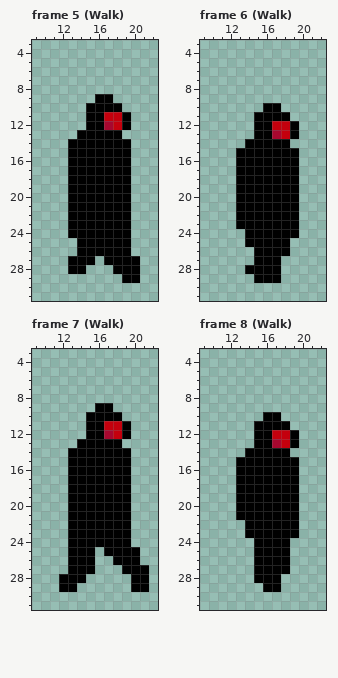
Pixel-art file -- assets/test_chara.aseprite. The picture above was drawn from the file before the commit.
32x32 pixels, 8 frames. Shown: frame 5 (Walk): x 9..22, y 3..31; frame 6 (Walk): x 9..22, y 3..31; frame 7 (Walk): x 9..22, y 3..31; frame 8 (Walk): x 9..22, y 3..31. The commit also changed other frames, which this record leaves out.
Once edited:
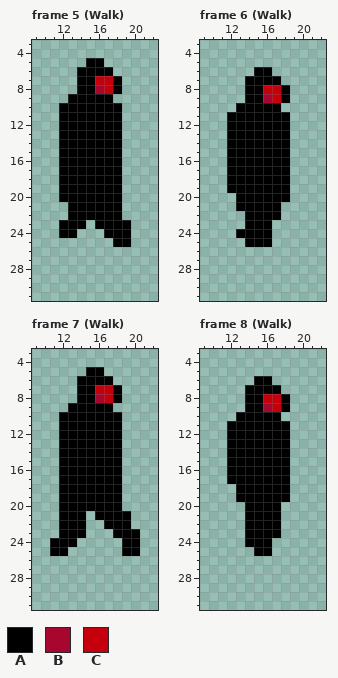
Palette (. is transparent): A #000000  B #a7072f  C #c4000d
Change:
--- frame 5 (Walk), layer "Layer 1"
@@ x 9..22 @@
  4 ..............
- 5 ..............
- 6 ..............
- 7 ..............
- 8 ..............
- 9 .......AA.....
-10 ......AAAA....
-11 ......AACCA...
-12 ......AABCA...
-13 .....AAAAA....
-14 ....AAAAAAA...
-15 ....AAAAAAA...
-16 ....AAAAAAA...
-17 ....AAAAAAA...
-18 ....AAAAAAA...
-19 ....AAAAAAA...
-20 ....AAAAAAA...
-21 ....AAAAAAA...
-22 ....AAAAAAA...
-23 ....AAAAAAA...
-24 ....AAAAAAA...
-25 .....AAAAAA...
-26 .....AAAAAA...
-27 ....AAA.AAAA..
-28 ....AA...AAA..
-29 ..........AA..
+ 5 ......AA......
+ 6 .....AAAA.....
+ 7 .....AACCA....
+ 8 .....AABCA....
+ 9 ....AAAAA.....
+10 ...AAAAAAA....
+11 ...AAAAAAA....
+12 ...AAAAAAA....
+13 ...AAAAAAA....
+14 ...AAAAAAA....
+15 ...AAAAAAA....
+16 ...AAAAAAA....
+17 ...AAAAAAA....
+18 ...AAAAAAA....
+19 ...AAAAAAA....
+20 ...AAAAAAA....
+21 ....AAAAAA....
+22 ....AAAAAA....
+23 ...AAA.AAAA...
+24 ...AA...AAA...
+25 .........AA...
+26 ..............
+27 ..............
+28 ..............
+29 ..............
 30 ..............
--- frame 6 (Walk), layer "Layer 1"
@@ x 9..22 @@
  5 ..............
- 6 ..............
- 7 ..............
- 8 ..............
- 9 ..............
-10 .......AA.....
-11 ......AAAA....
-12 ......AACCA...
-13 ......AABCA...
-14 .....AAAAA....
-15 ....AAAAAAA...
-16 ....AAAAAAA...
-17 ....AAAAAAA...
-18 ....AAAAAAA...
-19 ....AAAAAAA...
-20 ....AAAAAAA...
-21 ....AAAAAAA...
-22 ....AAAAAAA...
-23 ....AAAAAAA...
-24 .....AAAAAA...
-25 .....AAAAA....
-26 ......AAAA....
-27 ......AAA.....
-28 .....AAAA.....
-29 ......AAA.....
+ 6 ......AA......
+ 7 .....AAAA.....
+ 8 .....AACCA....
+ 9 .....AABCA....
+10 ....AAAAA.....
+11 ...AAAAAAA....
+12 ...AAAAAAA....
+13 ...AAAAAAA....
+14 ...AAAAAAA....
+15 ...AAAAAAA....
+16 ...AAAAAAA....
+17 ...AAAAAAA....
+18 ...AAAAAAA....
+19 ...AAAAAAA....
+20 ....AAAAAA....
+21 ....AAAAA.....
+22 .....AAAA.....
+23 .....AAA......
+24 ....AAAA......
+25 .....AAA......
+26 ..............
+27 ..............
+28 ..............
+29 ..............
 30 ..............
--- frame 7 (Walk), layer "Layer 1"
@@ x 9..22 @@
  4 ..............
- 5 ..............
- 6 ..............
- 7 ..............
- 8 ..............
- 9 .......AA.....
-10 ......AAAA....
-11 ......AACCA...
-12 ......AABCA...
-13 .....AAAAA....
-14 ....AAAAAAA...
-15 ....AAAAAAA...
-16 ....AAAAAAA...
-17 ....AAAAAAA...
-18 ....AAAAAAA...
-19 ....AAAAAAA...
-20 ....AAAAAAA...
-21 ....AAAAAAA...
-22 ....AAAAAAA...
-23 ....AAAAAAA...
-24 ....AAAAAAA...
-25 ....AAA.AAAA..
-26 ....AAA..AAA..
-27 ....AAA...AAA.
-28 ...AAA.....AA.
-29 ...AA......AA.
+ 5 ......AA......
+ 6 .....AAAA.....
+ 7 .....AACCA....
+ 8 .....AABCA....
+ 9 ....AAAAA.....
+10 ...AAAAAAA....
+11 ...AAAAAAA....
+12 ...AAAAAAA....
+13 ...AAAAAAA....
+14 ...AAAAAAA....
+15 ...AAAAAAA....
+16 ...AAAAAAA....
+17 ...AAAAAAA....
+18 ...AAAAAAA....
+19 ...AAAAAAA....
+20 ...AAAAAAA....
+21 ...AAA.AAAA...
+22 ...AAA..AAA...
+23 ...AAA...AAA..
+24 ..AAA.....AA..
+25 ..AA......AA..
+26 ..............
+27 ..............
+28 ..............
+29 ..............
 30 ..............
--- frame 8 (Walk), layer "Layer 1"
@@ x 9..22 @@
  5 ..............
- 6 ..............
- 7 ..............
- 8 ..............
- 9 ..............
-10 .......AA.....
-11 ......AAAA....
-12 ......AACCA...
-13 ......AABCA...
-14 .....AAAAA....
-15 ....AAAAAAA...
-16 ....AAAAAAA...
-17 ....AAAAAAA...
-18 ....AAAAAAA...
-19 ....AAAAAAA...
-20 ....AAAAAAA...
-21 ....AAAAAAA...
-22 .....AAAAAA...
-23 .....AAAAAA...
-24 ......AAAA....
-25 ......AAAA....
-26 ......AAAA....
-27 ......AAAA....
-28 ......AAA.....
-29 .......AA.....
+ 6 ......AA......
+ 7 .....AAAA.....
+ 8 .....AACCA....
+ 9 .....AABCA....
+10 ....AAAAA.....
+11 ...AAAAAAA....
+12 ...AAAAAAA....
+13 ...AAAAAAA....
+14 ...AAAAAAA....
+15 ...AAAAAAA....
+16 ...AAAAAAA....
+17 ...AAAAAAA....
+18 ....AAAAAA....
+19 ....AAAAAA....
+20 .....AAAA.....
+21 .....AAAA.....
+22 .....AAAA.....
+23 .....AAAA.....
+24 .....AAA......
+25 ......AA......
+26 ..............
+27 ..............
+28 ..............
+29 ..............
 30 ..............
Pixel boxes of the changes (left, top, right, bottom) in both pictures:
changed: (59, 58, 140, 283)
changed: (227, 67, 299, 283)
changed: (50, 367, 149, 592)
changed: (227, 376, 299, 592)
